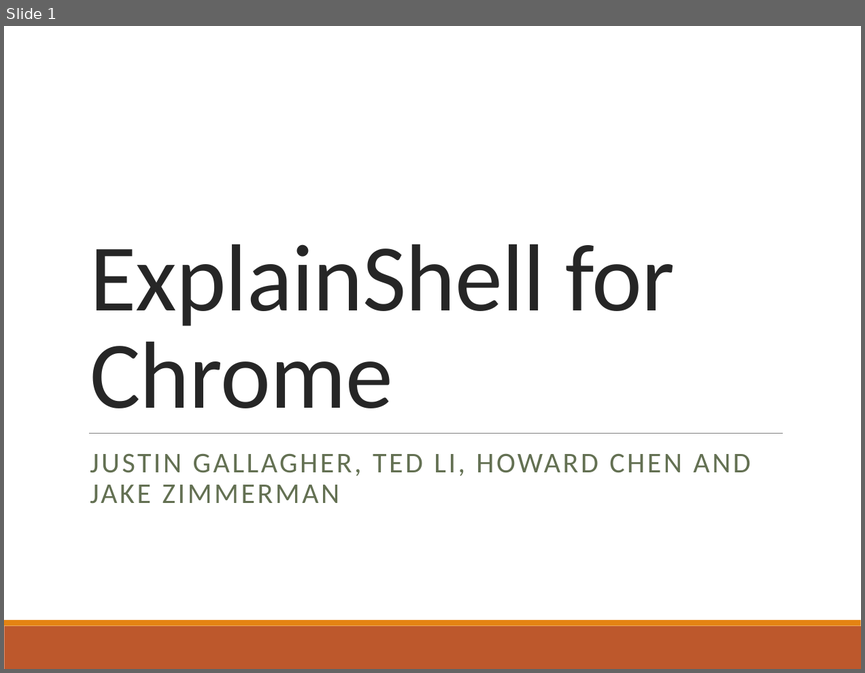
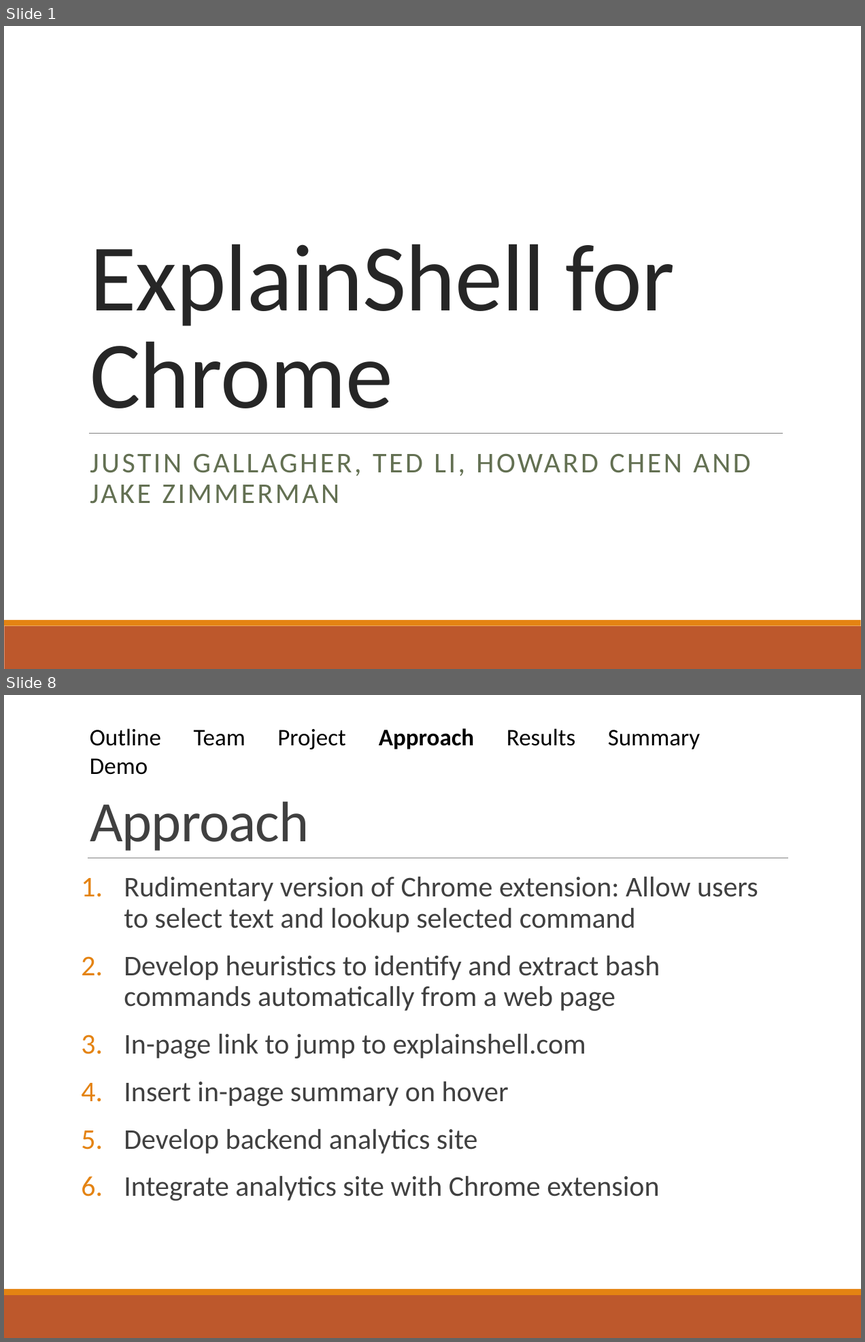
Before and after one commit to justingallagher/explainshell-for-chrome, a slide deck: docs/speaking-3/speaking3.pptx. Shown one above the other, each under a label of ours: slide 1 before the commit, slides 1 and 8 after it; the slides between them are not shown. The pictures are 865x673 and 865x1342 pixels, drawn with LibreOffice and Linux fonts; fonts in the diff are those of the drawing. Boxes give left, top, right and bottom in pixels: in the first picture for what was removed or moved away, otherwise in the second. Text is boxed around its words. In the diff, an @@ line names an element or a change of style, - is before the commit and + after.

```diff
--- a/docs/speaking-3/speaking3.pptx
+++ b/docs/speaking-3/speaking3.pptx
@@ slide 8 added at (4,695,861,1338), background #FFFFFF; not listed: 2 template elements that a slide beside it also shows @@
@@ text added at (90,728,700,749), 20 pt, text #000000 @@
+Outline Team Project Approach Results Summary Demo
@@ title added at (90,801,309,851), 48 pt, text #404040 @@
+Approach
@@ line added from (88, 858) to (788, 858), #808080 0.5 pt @@
@@ text added at (124,877,758,1200), 24 pt, text #404040 @@
+1. Rudimentary version of Chrome extension: Allow users to select text and lookup selected command
+2. Develop heuristics to identify and extract bash commands automatically from a web page
+3. In-page link to jump to explainshell.com
+4. Insert in-page summary on hover
+5. Develop backend analytics site
+6. Integrate analytics site with Chrome extension
```
Also in this commit, not shown: 12 slides changed, 1 other slide added, 1 slide removed.
